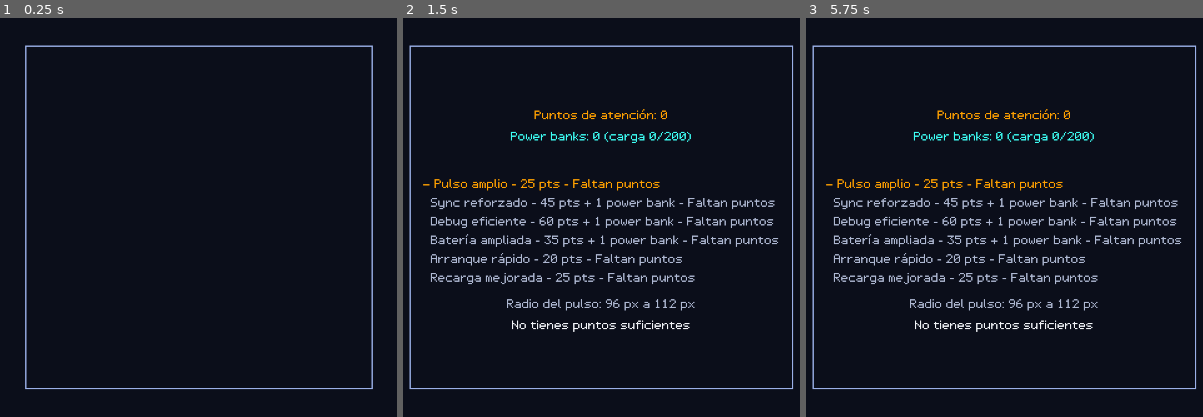
Above: before the commit, frames 1-3 (left to right).
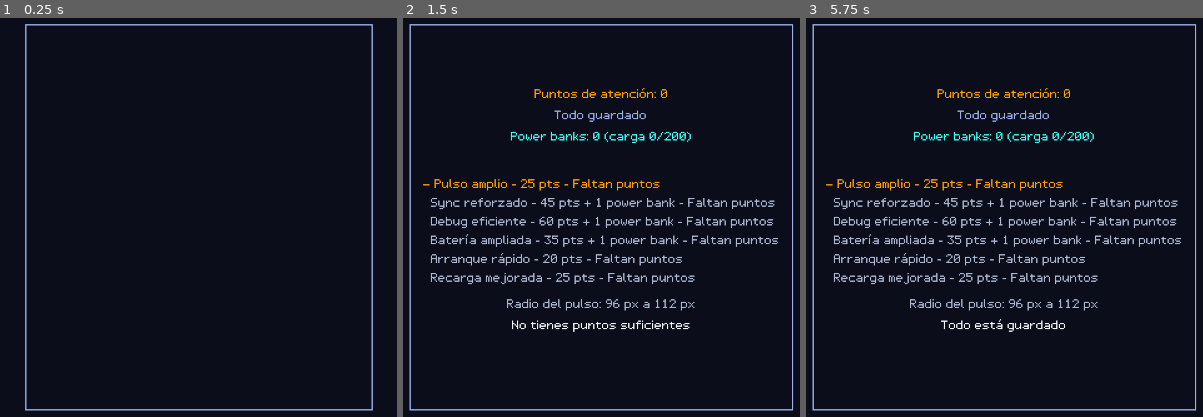
Above: after the commit, the same moments.

Repository: TKW04/Protocolo-Desconexion-
Game: Godot game, scene res://scenes/hub/hub_placeholder.tscn
Same seed, same stepped clock (60 frames per second), same inputs: the game is played once before the commit and once after it. This scene is started directly instead of the project's main scene.
Inputs (mouse positions are in pixels of both pictures, inside the frame that each line leads up to):
- Up to frame 1 (0.25 s): no input
- Up to frame 2 (1.5 s): tap Enter (ui_accept) at 0.5, 1.25 s; move the mouse to (776, 193) at 0.52 s; hold D (move_right) 0.53-1.25 s; tap F (laser) at 0.6 s; click (776, 193) at 0.67 s; tap Space (jump) at 0.77, 1.07 s; tap G (pulse) at 0.8 s; drag from (442, 241) to (561, 309) at 1.27 s
- Up to frame 3 (5.75 s): tap R (restart_level) at 2, 3.5 s; move the mouse to (1083, 117) at 2.02 s; hold D (move_right) 2.03-2.75 s; tap Space (jump) at 2.1, 3.77, 3.8, 4.07 s; tap F (laser) at 2.3 s; tap Enter (ui_accept) at 2.75, 4.25 s; drag from (964, 309) to (outside the picture) at 2.77 s; move the mouse to (outside the picture) at 3.52 s; hold A (move_left) 3.53-4.25 s; tap G (pulse) at 3.6, 5.3 s; tap K (debug) at 4.15 s; drag from (outside the picture) to (885, 105) at 4.27 s; move the mouse to (1044, 217) at 5.02 s; hold F3 (hud_debug_energy_down) from 5.03 s (still down); tap Alt at 5.1 s; click (1044, 217) at 5.17 s; tap C (save_game, bound only after the commit) at 5.65 s

The runs differ from the first frame. In frame 1, 1.6% of the frame differs, in the area x 6-94%, y 1-99%; in frame 2, 2.4%; in frame 3, 2.7%, in the area x 1-99%, y 1-99%.

Commit message:
Hub provisional: guardar con la accion save_game (C / R3)
Mientras no exista la estacion copia local del hub real, la pantalla
provisional del hub guarda con la accion nueva save_game (C / R3 del
mando), muestra el control leido del Input Map y el indicador Sin
guardar / Todo guardado, y forma parte del grupo save_station (el aviso
al salir ofrece Guardar y salir). El bot comprueba que al llegar al hub
no se ha escrito nada y guarda con la accion.

Co-Authored-By: Claude Opus 5.5 <noreply@anthropic.com>

Diff:
--- a/data/hub_placeholder.json
+++ b/data/hub_placeholder.json
@@ -1,5 +1,5 @@
 {
-	"_notes": "Pantalla PROVISIONAL de regreso al hub (C4: al t …(2159 unchanged characters)… se, que desde 2026-10-15 es G (antes J).",
+	"_notes": "Pantalla PROVISIONAL de regreso al hub (C4: al t …(2159 unchanged characters)… se, que desde 2026-10-15 es G (antes J). GUARDADO MANUAL (decision 2026-10-15, docs/propuesta-hub-y-guardado.md; PROVISIONAL hasta la estacion copia local del hub real): save_action (save_game, C / R3) guarda con GameState.save_game(); texts.help_save dice el control, leido del Input Map como los avisos de control (AbilityNotices.control_text, data/ability_notices.json); texts.save_status_unsaved / save_status_saved es el indicador de cambios sin guardar (GameState.has_unsaved_changes, EventBus.unsaved_changes_changed); message_saved / message_nothing_to_save / message_save_failed el resultado. Mientras se muestra, la pantalla esta en el grupo save_station (can_save_now): el aviso al salir ofrece Guardar y salir.",
 	"refill_debug_energy": true,
 	"layer": 20,
 	"pixel_scale": 2,
@@ -13,6 +13,7 @@
 	"line_gap_px": 4,
 	"input_delay_s": 0.5,
 	"restart_action": "jump",
+	"save_action": "save_game",
 	"level_data_dir": "res://data/levels/",
 	"texts": {
 		"title": "Regreso al hub (provisional)",
@@ -36,7 +37,13 @@
 		"message_owned": "Ya la tienes",
 		"message_not_enough_points": "No tienes puntos suficientes",
 		"message_not_enough_power_banks": "Necesitas un power bank completo",
-		"help_upgrades": "Arriba/abajo: elegir. Pulso: comprar"
+		"help_upgrades": "Arriba/abajo: elegir. Pulso: comprar",
+		"help_save": "Guardar: %s",
+		"save_status_unsaved": "Sin guardar",
+		"save_status_saved": "Todo guardado",
+		"message_saved": "Copia guardada",
+		"message_nothing_to_save": "Todo está guardado",
+		"message_save_failed": "No se pudo guardar"
 	},
 	"colors": {
 		"background": "#0b0e1a",
@@ -51,7 +58,10 @@
 		"upgrade_selected": "#ffa000",
 		"upgrade_owned": "#9bb0e8",
 		"detail": "#aeb8d2",
-		"message": "#f2f4f8"
+		"message": "#f2f4f8",
+		"save_status_unsaved": "#f2f4f8",
+		"save_status_saved": "#9bb0e8",
+		"help_save": "#aeb8d2"
 	},
 	"row_gap_px": 2,
 	"select_up_action": "move_up",
--- a/project.godot
+++ b/project.godot
@@ -115,6 +115,13 @@
 "events": [Object(InputEventKey,"resource_local_to_scene":false,"resource_name":"","device":-1,"window_id":0,"alt_press …(192 unchanged characters)…
 , Object(InputEventJoypadButton,"resource_local_to_scene":false,"resource_name":"","device":-1,"button_index":4,"pressure":0.0,"pressed":false,"script":null)]
 }
+; save_game: PROVISIONAL (2026-10-15). Guarda en la pantalla provisional del hub (HubPlaceholder) hasta que exista
+; la estacion "copia local" del hub real. C / R3 (clic del stick derecho, boton 8; A, B, X, Y, Select, Start, LB, RB y la cruceta ya estan usados).
+save_game={
+"deadzone": 0.2,
+"events": [Object(InputEventKey,"resource_local_to_scene":false,"resource_name":"","device":-1,"window_id":0,"alt_pressed":false,"shift_pressed":false,"ctrl_pressed":false,"meta_pressed":false,"pressed":false,"keycode":0,"physical_keycode":67,"key_label":0,"unicode":99,"location":0,"echo":false,"script":null)
+, Object(InputEventJoypadButton,"resource_local_to_scene":false,"resource_name":"","device":-1,"button_index":8,"pressure":0.0,"pressed":false,"script":null)]
+}
 ; debug_wipe_save: mantener 2 s borra el guardado y reinicia el mapa (LevelRunner; solo builds de depuracion). F9.
 debug_wipe_save={
 "deadzone": 0.2,
--- a/scripts/hub/hub_placeholder.gd
+++ b/scripts/hub/hub_placeholder.gd
@@ -22,14 +22,21 @@
 ## ENERGIA (decision 2026-10-15): en el hub se recarga la energia de Debug (la
 ## misma que gasta el laser). Mientras no exista el hub real, show_result()
 ## llena la barra si refill_debug_energy es true (data/hub_placeholder.json).
+##
+## GUARDADO MANUAL (decision 2026-10-15; PROVISIONAL hasta la estacion "copia
+## local" del hub real, docs/propuesta-hub-y-guardado.md): la accion
+## save_action (save_game) guarda con GameState.save_game(). Muestra el control
+## ("Guardar: C / R3 (mando)", leido del Input Map) y el indicador "Sin
+## guardar" / "Todo guardado". Mientras se muestra esta en el grupo
+## QuitGuard.SAVE_STATION_GROUP: el aviso al salir ofrece guardar.
 class_name HubPlaceholder
 extends CanvasLayer
 
 const DATA_PATH: String = "res://data/hub_placeholder.json"
 const LINE_KEYS: Array[StringName] = [&"title", &"completed", &"points", &"help"]
 ## Lineas fijas en orden de pantalla (las filas de mejoras van tras upgrades_title).
-const HEADER_KEYS: Array[StringName] = [&"title", &"completed", &"points", &"power_banks", &"upgrades_title"]
-const FOOTER_KEYS: Array[StringName] = [&"detail", &"message", &"help_upgrades", &"help"]
+const HEADER_KEYS: Array[StringName] = [&"title", &"completed", &"points", &"save_status", &"power_banks", &"upgrades_title"]
+const FOOTER_KEYS: Array[StringName] = [&"detail", &"message", &"help_upgrades", &"help_save", &"help"]
 
 ## El jugador pide volver a jugar el nivel.
 signal restart_requested(level_id: String)
@@ -52,6 +59,8 @@
 var _selected: int = 0
 var _shader: Shader
 var _key_color: Color
+var _shown: bool = false
+var _save_count: int = 0
 
 
 func _ready() -> void:
@@ -59,6 +68,8 @@
 	layer = int(_data.get("layer", 20))
 	_build()
 	get_viewport().size_changed.connect(_layout)
+	EventBus.unsaved_changes_changed.connect(_on_unsaved_changes_changed)
+	add_to_group(QuitGuard.SAVE_STATION_GROUP)
 	_layout()
 
 
@@ -69,6 +80,10 @@
 func _unhandled_input(event: InputEvent) -> void:
 	if event.is_action_pressed(StringName(_data.get("restart_action", "jump"))):
 		if request_restart():
+			get_viewport().set_input_as_handled()
+	elif event.is_action_pressed(StringName(_data.get("save_action", "save_game"))):
+		if _accepts_input():
+			save_now()
 			get_viewport().set_input_as_handled()
 	elif event.is_action_pressed(StringName(_data.get("select_up_action", "move_up"))):
 		if _accepts_input():
@@ -101,6 +116,8 @@
 	_labels[&"upgrades_title"].text = String(texts.get("upgrades_title", ""))
 	_labels[&"help_upgrades"].text = String(texts.get("help_upgrades", ""))
 	_labels[&"message"].text = String(texts.get("message_idle", ""))
+	_labels[&"help_save"].text = String(texts.get("help_save", "%s")) % save_control_text()
+	_shown = true
 	refresh_upgrades()
 	visible = true
 
@@ -124,6 +141,7 @@
 			color_key = "upgrade_owned"
 		_set_color(label, String(colors.get(color_key, "#f2f4f8")))
 	_labels[&"detail"].text = get_detail_text()
+	_refresh_save_status()
 	_layout()
 
 
@@ -209,6 +227,37 @@
 	return result
 
 
+## Guarda la partida (GameState.save_game) y muestra el resultado. Sin cambios
+## pendientes no escribe: dice que todo esta guardado. Verdadero si todo quedo
+## guardado.
+func save_now() -> bool:
+	var texts: Dictionary = _data.get("texts", {})
+	var ok: bool = true
+	if not GameState.has_unsaved_changes():
+		_labels[&"message"].text = String(texts.get("message_nothing_to_save", ""))
+	else:
+		ok = GameState.save_game()
+		if ok:
+			_save_count += 1
+		_labels[&"message"].text = String(texts.get("message_saved" if ok else "message_save_failed", ""))
+	refresh_upgrades()
+	return ok
+
+
+## Se puede guardar aqui (QuitGuard): la pantalla se esta mostrando.
+func can_save_now() -> bool:
+	return _shown and visible and is_inside_tree()
+
+
+## Control de save_action leido del Input Map ("C / R3 (mando)").
+func save_control_text() -> String:
+	return AbilityNotices.control_text(StringName(_data.get("save_action", "save_game")), AbilityNotices.load_data())
+
+
+func get_save_count() -> int:
+	return _save_count
+
+
 ## Pide reiniciar el nivel. Falso si aun no ha pasado input_delay_s.
 func request_restart() -> bool:
 	if not _accepts_input():
@@ -276,6 +325,19 @@
 	if result == GameState.PurchaseResult.NOT_ENOUGH_POWER_BANKS:
 		return String(texts.get("state_not_enough_power_banks", ""))
 	return String(texts.get("state_available", ""))
+
+
+func _refresh_save_status() -> void:
+	var unsaved: bool = GameState.has_unsaved_changes()
+	var key: String = "save_status_unsaved" if unsaved else "save_status_saved"
+	_labels[&"save_status"].text = String(_data.get("texts", {}).get(key, ""))
+	_set_color(_labels[&"save_status"], String(_data.get("colors", {}).get(key, "#f2f4f8")))
+
+
+func _on_unsaved_changes_changed(_has_changes: bool) -> void:
+	if _shown and is_inside_tree():
+		_refresh_save_status()
+		_layout()
 
 
 func _ordered_labels() -> Array[Label]:
@@ -344,7 +406,7 @@
 
 
 func _layout() -> void:
-	if _frame == null:
+	if _frame == null or not is_inside_tree():
 		return
 	var scale_factor: float = _frame.scale.x
 	var screen: Vector2 = get_viewport().get_visible_rect().size / scale_factor
--- a/tests/test_upgrades.gd
+++ b/tests/test_upgrades.gd
@@ -2,7 +2,8 @@
 # valido, comprar sin puntos o sin power bank no cambia nada, comprar gasta y
 # cambia el VALOR EFECTIVO (los JSON base no cambian), y la compra desde la
 # pantalla provisional del hub (move_up/move_down + pulse) cambia el valor
-# efectivo que usa el Isak siguiente.
+# efectivo que usa el Isak siguiente. Guardado manual provisional en esa
+# pantalla (save_game, 2026-10-15): comprar solo marca "sin guardar".
 extends GutTest
 
 const HUB_SCENE: PackedScene = preload("res://scenes/hub/hub_placeholder.tscn")
@@ -137,3 +138,61 @@
 	assert_false(GameState.is_upgrade_purchased(&"wide_pulse"), "Retardo de entrada tambien para comprar")
 	assert_lte(hub.get_panel_size().y, hub.get_screen_size().y, "El panel cabe en pantalla")
 	assert_lte(hub.get_panel_size().x, hub.get_screen_size().x)
+
+
+# --- Guardado manual provisional en la pantalla del hub (2026-10-15) ---
+
+func test_hub_purchase_only_marks_unsaved_and_save_action_writes() -> void:
+	GameState.attention_points = 30
+	var hub := HUB_SCENE.instantiate() as HubPlaceholder
+	add_child_autofree(hub)
+	hub.show_result("1-1", GameState.attention_points)
+	assert_eq(hub.get_line_text(&"save_status"), "Todo guardado")
+	assert_eq(hub.get_line_text(&"help_save"), "Guardar: C / R3 (mando)", "Control leido del Input Map")
+	hub.skip_input_delay()
+	hub._unhandled_input(_action(&"pulse"))
+	assert_true(GameState.is_upgrade_purchased(&"wide_pulse"))
+	assert_false(FileAccess.file_exists(PATH), "Comprar no guarda")
+	assert_true(GameState.has_unsaved_changes())
+	assert_eq(hub.get_line_text(&"save_status"), "Sin guardar", "Indicador al comprar")
+	hub._unhandled_input(_action(&"save_game"))
+	assert_true(FileAccess.file_exists(PATH), "La accion save_game guarda")
+	assert_false(GameState.has_unsaved_changes())
+	assert_eq(hub.get_line_text(&"save_status"), "Todo guardado")
+	assert_eq(hub.get_line_text(&"message"), "Copia guardada")
+	assert_eq(hub.get_save_count(), 1)
+	assert_eq(SaveFile.read(PATH).get("upgrades_purchased"), ["wide_pulse"])
+	hub._unhandled_input(_action(&"save_game"))
+	assert_eq(hub.get_line_text(&"message"), "Todo está guardado", "Sin cambios no vuelve a escribir")
+	assert_eq(hub.get_save_count(), 1)
+	assert_eq(hub.get_restart_count(), 0, "Guardar no reinicia")
+	assert_lte(hub.get_panel_size().y, hub.get_screen_size().y, "Con las lineas de guardado sigue cabiendo")
+
+
+func test_hub_save_waits_for_delay_and_is_a_save_station() -> void:
+	var hub := HUB_SCENE.instantiate() as HubPlaceholder
+	add_child_autofree(hub)
+	assert_false(hub.can_save_now(), "Sin mostrarse no es sitio de guardado")
+	GameState.mark_level_completed(&"1-1")
+	hub.show_result("1-1", 0)
+	assert_true(hub.can_save_now())
+	assert_true(QuitGuard.can_save_here(get_tree()), "El aviso al salir ofrece guardar aqui")
+	hub._unhandled_input(_action(&"save_game"))
+	assert_false(FileAccess.file_exists(PATH), "Retardo de entrada tambien para guardar")
+	assert_eq(QuitGuard.decide(GameState.has_unsaved_changes(), QuitGuard.can_save_here(get_tree())),
+		QuitGuard.Decision.ASK_WITH_SAVE)
+
+
+func test_save_action_is_c_and_r3_without_clashes() -> void:
+	assert_true(InputMap.has_action(&"save_game"))
+	var key := InputEventKey.new()
+	key.physical_keycode = KEY_C
+	var r3 := InputEventJoypadButton.new()
+	r3.button_index = JOY_BUTTON_RIGHT_STICK
+	assert_true(InputMap.event_is_action(key, &"save_game"), "C guarda")
+	assert_true(InputMap.event_is_action(r3, &"save_game"), "R3 guarda")
+	for action: StringName in InputMap.get_actions():
+		if action == &"save_game" or String(action).begins_with("ui_"):
+			continue
+		assert_false(InputMap.event_is_action(key, action), "C solo guarda (%s)" % action)
+		assert_false(InputMap.event_is_action(r3, action), "R3 solo guarda (%s)" % action)
--- a/tools/level_bot.gd
+++ b/tools/level_bot.gd
@@ -16,7 +16,8 @@
 ##   absorbido por el vortice de salida; comprueba que no llega al hub sin
 ##   haberse puesto de espaldas antes del vortice),
 ##   comprueba la pantalla provisional del hub (nivel completado, 1-2 desbloqueado,
-##   puntos) y pulsa salto (accion jump) para reiniciar: Sync Rate y objetos
+##   puntos), comprueba que nada se ha escrito (guardado manual, 2026-10-15),
+##   guarda con la accion save_game y pulsa salto (accion jump) para reiniciar: Sync Rate y objetos
 ##   desde cero, pero los puntos de atencion se conservan y los ya capturados no
 ##   reaparecen (decision 2026-10-14).
 ## Usa su propio guardado (BOT_SAVE_PATH, borrado al empezar; o ISAK_SAVE_PATH
@@ -389,6 +390,23 @@
 	return true
 
 
+## Guardado manual (2026-10-15): al llegar al hub hay cambios sin guardar y
+## nada escrito; la accion save_game (C / R3) escribe el guardado del bot.
+func _save_in_hub(hub: HubPlaceholder) -> bool:
+	if not GameState.has_unsaved_changes() or FileAccess.file_exists(GameState.save_path):
+		return _fail("guardado manual: al llegar al hub deberia haber cambios sin guardar y nada escrito")
+	for pressed: bool in [true, false]:
+		var event := InputEventAction.new()
+		event.action = &"save_game"
+		event.pressed = pressed
+		Input.parse_input_event(event)
+		await _tick()
+	if GameState.has_unsaved_changes() or not FileAccess.file_exists(GameState.save_path):
+		return _fail("la accion save_game no guardo en el hub")
+	_note("guardado manual en el hub: '%s' (%s)" % [hub.get_line_text(&"message"), GameState.save_path])
+	return true
+
+
 func _hub_and_restart() -> bool:
 	var hub: HubPlaceholder = _runner.get_hub()
 	var points: int = GameState.attention_points
@@ -399,6 +417,8 @@
 		return _fail("no se registro el nivel completado o el desbloqueo")
 	for i: int in 60:
 		await _tick()
+	if not await _save_in_hub(hub):
+		return false
 	var press := InputEventAction.new()
 	press.action = &"jump"
 	press.pressed = true
